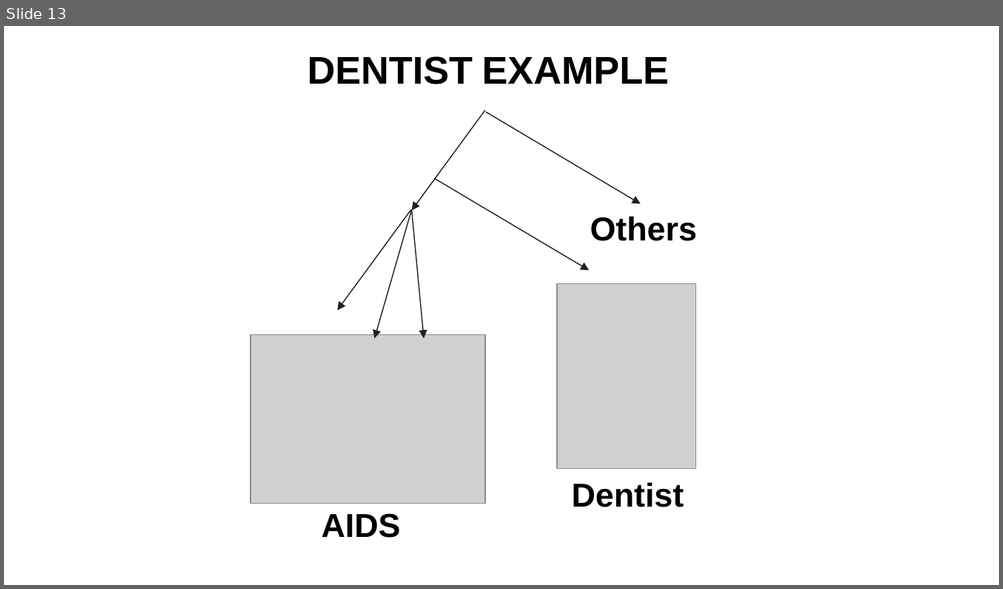
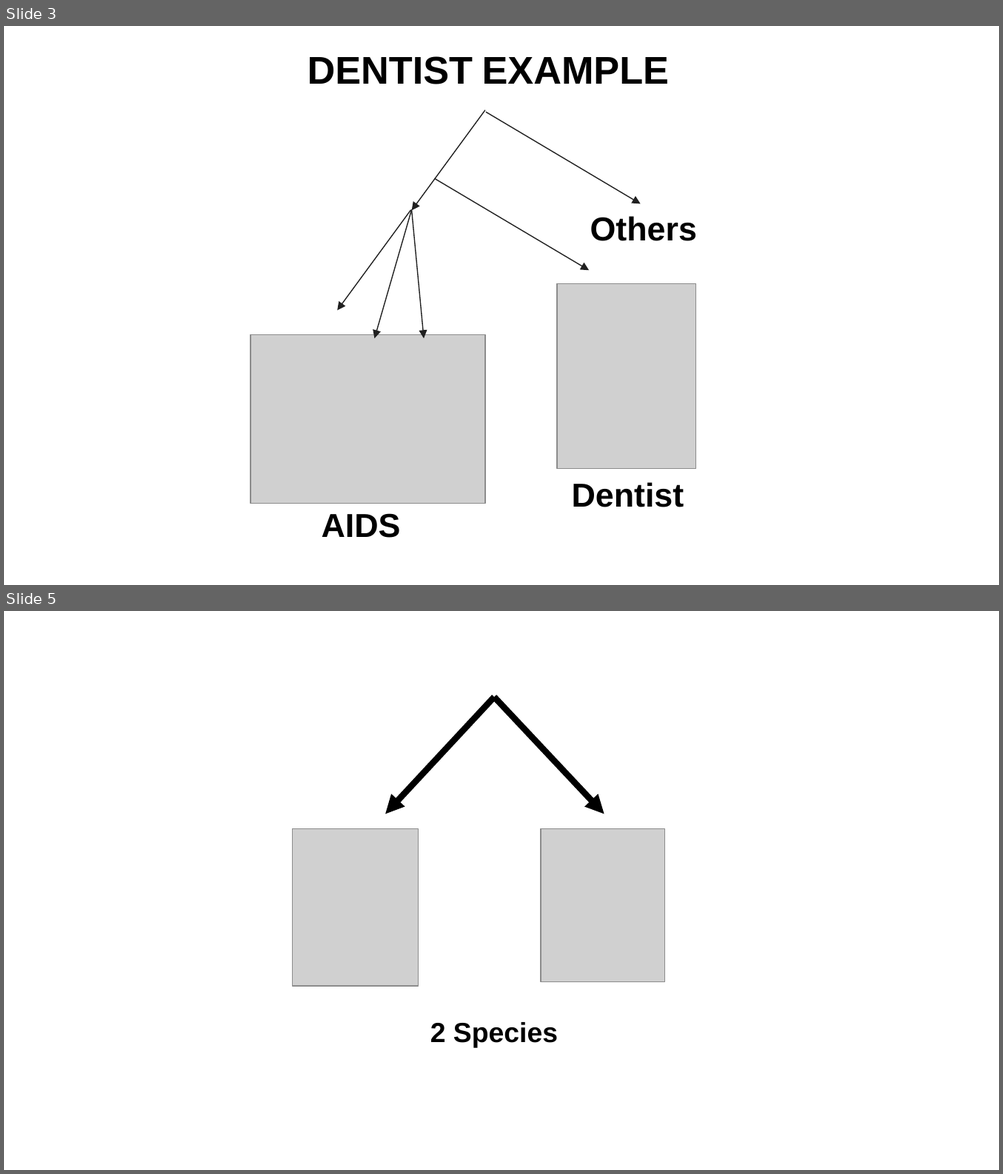
Before and after one commit to iharnoor/PhylogeneticNetworks, a slide deck: Notes/Research.PPTX. Shown one above the other, each under a label of ours: slide 13 before the commit, slides 3 and 5 after it; the slides between them are not shown. The pictures are 1003x589 and 1003x1174 pixels, drawn with LibreOffice and Linux fonts; fonts in the diff are those of the drawing; grey boxes stand for pictures; background and template pictures are left out. Boxes give left, top, right and bottom in pixels: in the first picture for what was removed or moved away, otherwise in the second. Text is boxed around its words. In the diff, an @@ line names an element or a change of style, - is before the commit and + after.

```diff
--- a/Notes/Research.PPTX
+++ b/Notes/Research.PPTX
@@ slide 5 added at (4,611,999,1170), background #FFFFFF @@
@@ arrow added from (495, 697) to (385, 814), #000000 4.5 pt @@
@@ arrow added from (495, 697) to (603, 814), #000000 4.5 pt @@
@@ picture added at (293,829,418,986) @@
@@ picture added at (541,829,666,982) @@
@@ text added at (430,1022,558,1048), 20 pt, text #000000, bold @@
+2 Species
@@ what was slide 13 is now slide 3 @@
```
Also in this commit, not shown: 3 slides changed, 14 other slides added, 14 slides removed.
